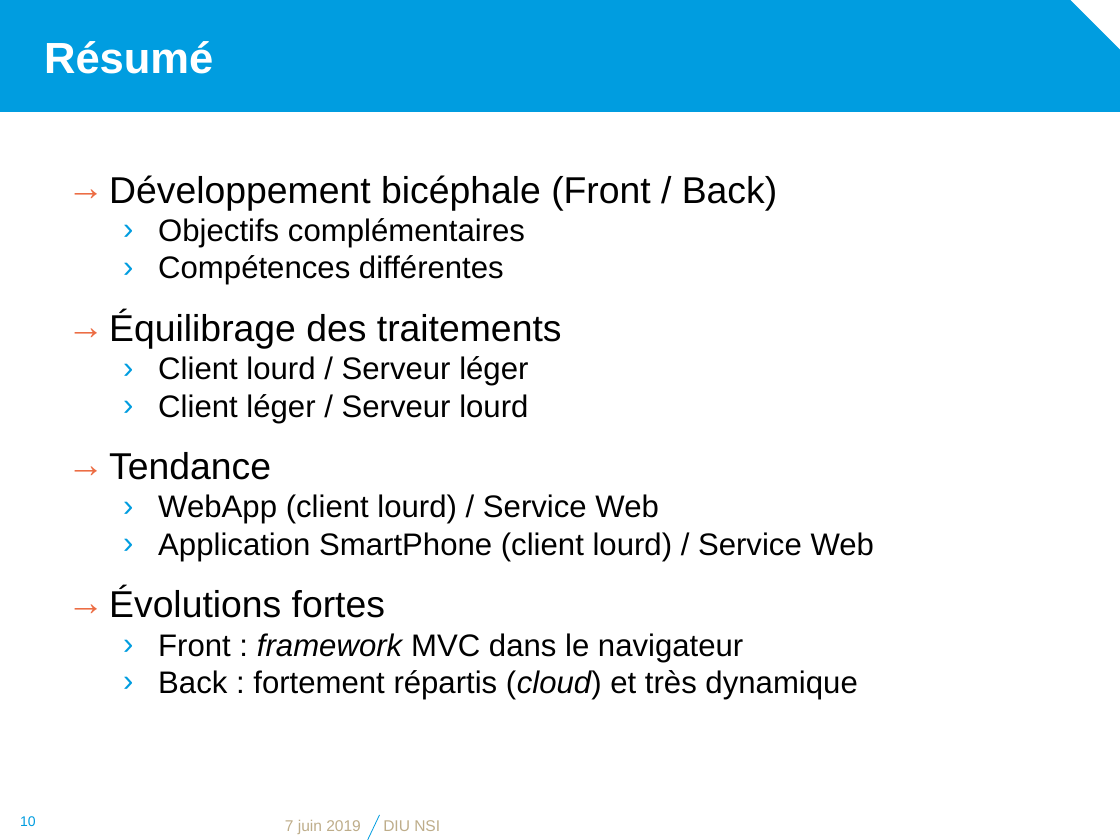
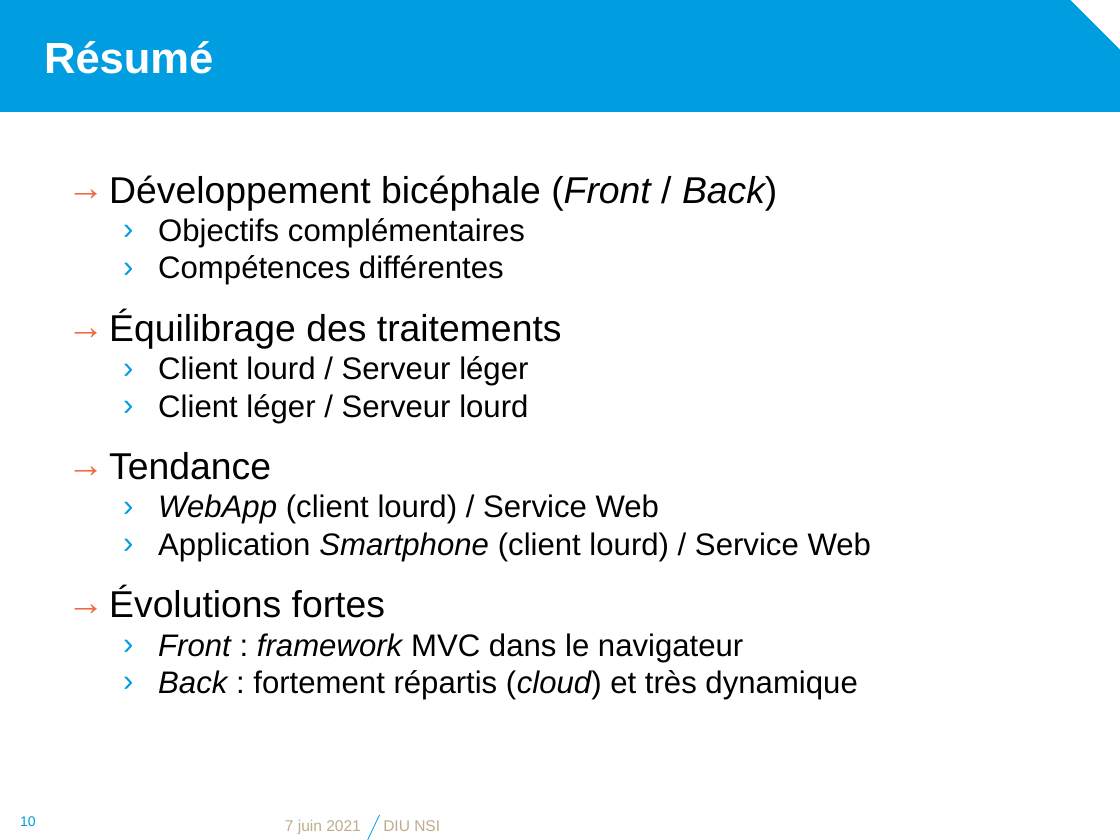
Before and after one commit to diu-uf-bordeaux/bloc1, a slide deck: slide 10 of web/5-Developpement/developpement.pptx. Drawn at 1120x840 pixels with LibreOffice and Linux fonts; fonts in the diff are those of the drawing; background and template pictures are left out. Boxes give left, top, right and bottom in pixels: in the first picture for what was removed or moved away, otherwise in the second. Text is boxed around its words. In the diff, an @@ line names an element or a change of style, - is before the commit and + after.

```diff
--- a/web/5-Developpement/developpement.pptx
+++ b/web/5-Developpement/developpement.pptx
@@ text at (x1=109, y1=175, x2=857, y2=699): italic on in "(Front Back)", "WebApp", "Front", "Back" @@
@@ text at (x1=158, y1=532, x2=871, y2=561): text changed @@
-  › Application SmartPhone (client lourd) / Service Web
+  › Application Smartphone (client lourd) / Service Web
@@ text at (x1=285, y1=820, x2=361, y2=834): text changed @@
-7 juin 2019
+7 juin 2021
```
Also in this commit, not shown: 7 other slides changed, 12 other files.
